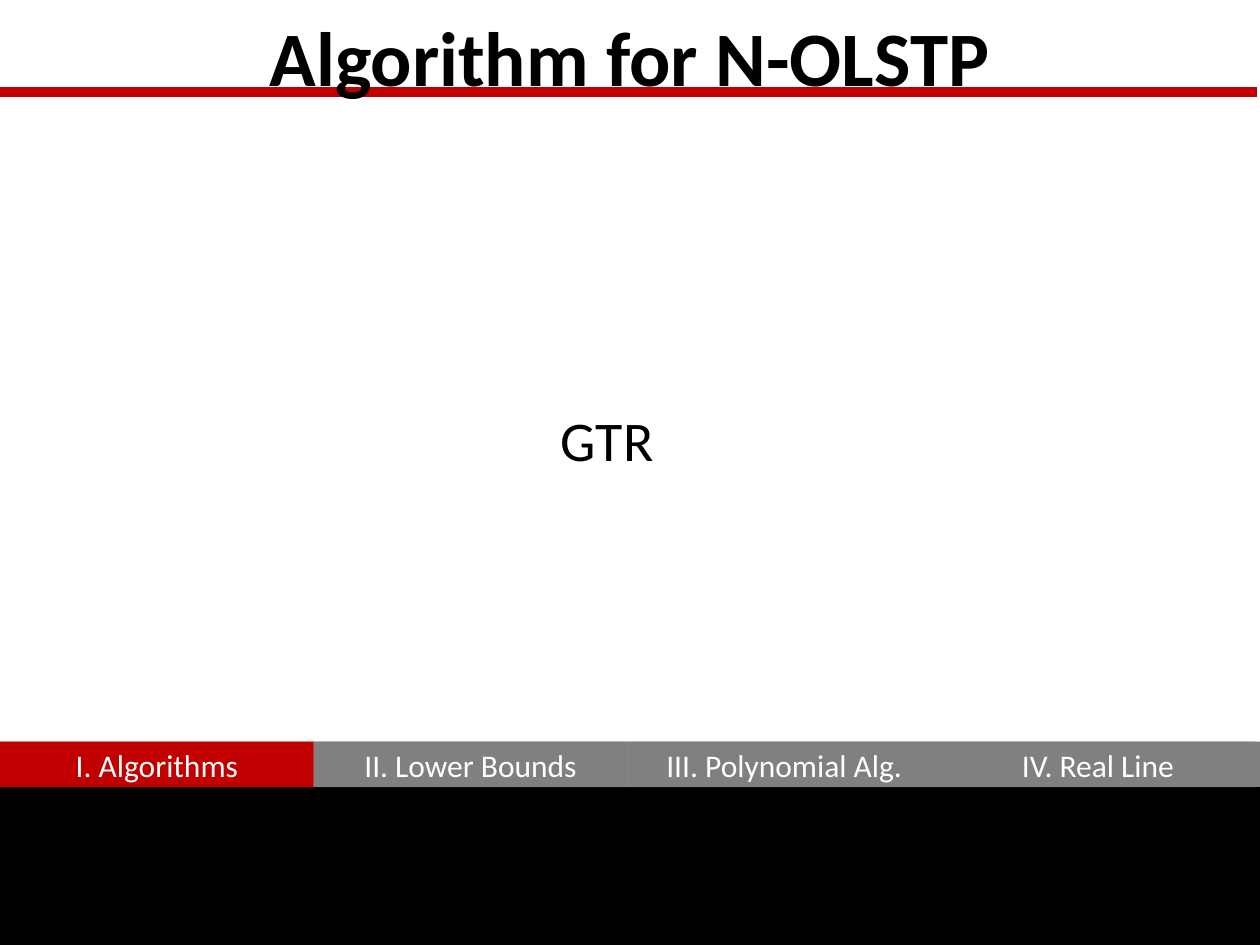
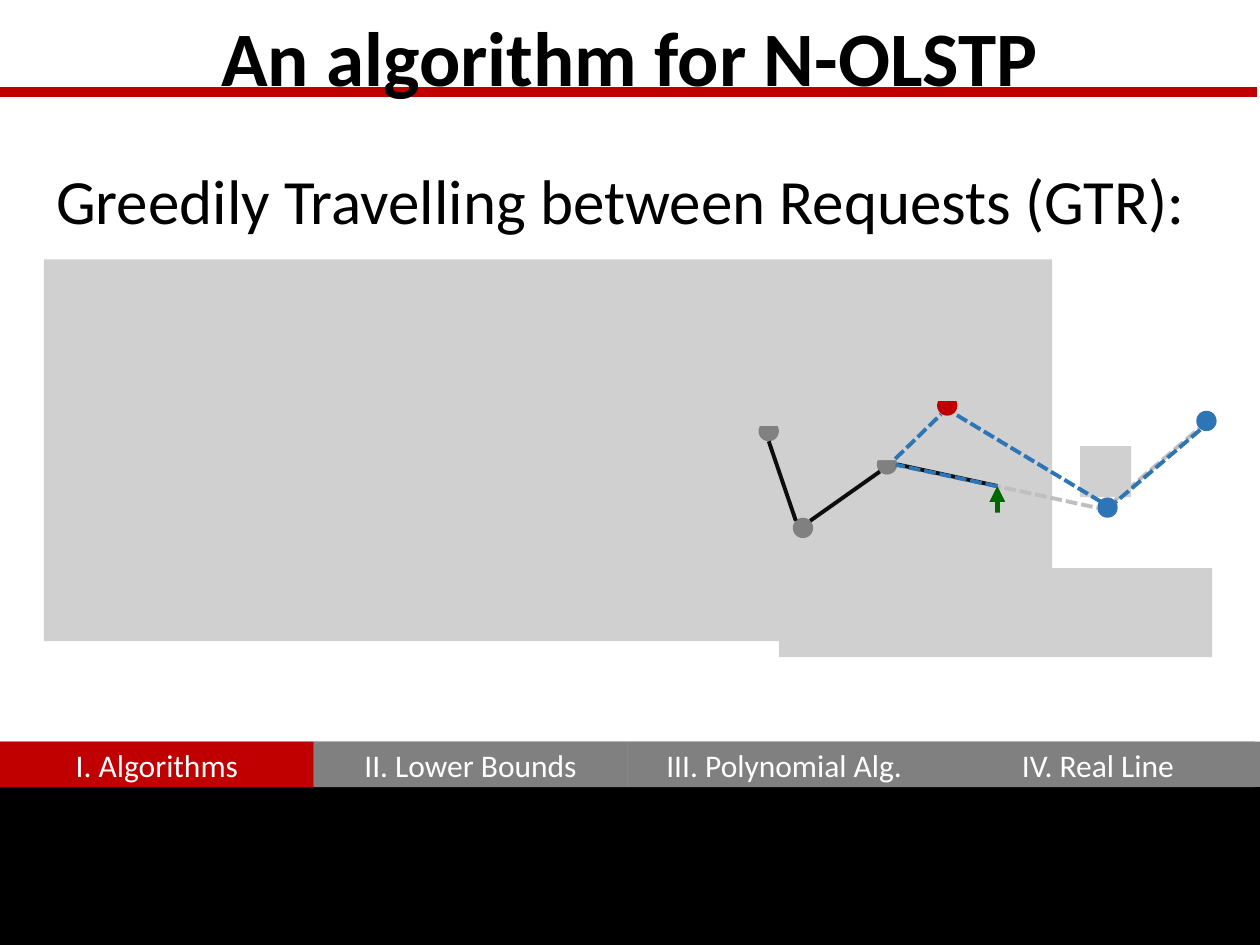
Before and after one commit to GraffL/talk-online-tsp, a slide deck: slide 6 of Präsentation43.pptx. Drawn at 1260x945 pixels with LibreOffice and Linux fonts; fonts in the diff are those of the drawing; grey boxes stand for pictures. Boxes give left, top, right and bottom in pixels: in the first picture for what was removed or moved away, otherwise in the second. Text is boxed around its words. In the diff, an @@ line names an element or a change of style, - is before the commit and + after.

Commit message:
GTR-Algorithm

```diff
--- a/Präsentation43.pptx
+++ b/Präsentation43.pptx
@@ title at bbox=[221, 32, 1038, 99]: text changed @@
-Algorithm for N-OLSTP
+An algorithm for N-OLSTP
@@ text added at bbox=[56, 178, 1184, 235], 36 pt, text #000000 @@
+Greedily Travelling between Requests (GTR):
@@ picture added at bbox=[44, 260, 1052, 641] @@
@@ picture added at bbox=[922, 350, 971, 401] @@
@@ picture added at bbox=[745, 375, 795, 426] @@
@@ picture added at bbox=[862, 410, 912, 460] @@
@@ ellipse added at bbox=[937, 396, 958, 416], fill #C00000 @@
@@ ellipse added at bbox=[1196, 411, 1216, 431], fill #2E75B6 @@
@@ text removed at bbox=[561, 424, 654, 462] @@
-GTR
@@ ellipse added at bbox=[759, 421, 779, 441], fill #808080 @@
@@ line added from (769, 441) to (796, 520), #0D0D0D 2.25 pt @@
@@ picture added at bbox=[1080, 446, 1131, 496] @@
@@ line added from (1115, 500) to (1200, 428), #BFBFBF 2.25 pt dashed @@
@@ group added at bbox=[896, 415, 1201, 501]: 4 lines @@
@@ line added from (879, 471) to (810, 520), #0D0D0D 2.25 pt @@
@@ ellipse added at bbox=[877, 455, 897, 475], fill #808080 @@
@@ line added from (897, 465) to (1097, 508), #BFBFBF 2.25 pt dashed @@
@@ line added from (897, 465) to (998, 486), #0D0D0D 2.25 pt @@
@@ arrow added from (998, 514) to (998, 486), #006600 3 pt @@
@@ ellipse added at bbox=[1097, 498, 1118, 518], fill #2E75B6 @@
@@ ellipse added at bbox=[793, 518, 813, 538], fill #808080 @@
@@ picture added at bbox=[953, 513, 1043, 563] @@
@@ picture added at bbox=[779, 568, 1212, 658] @@
```
Also in this commit, not shown: 1 other slide changed.
